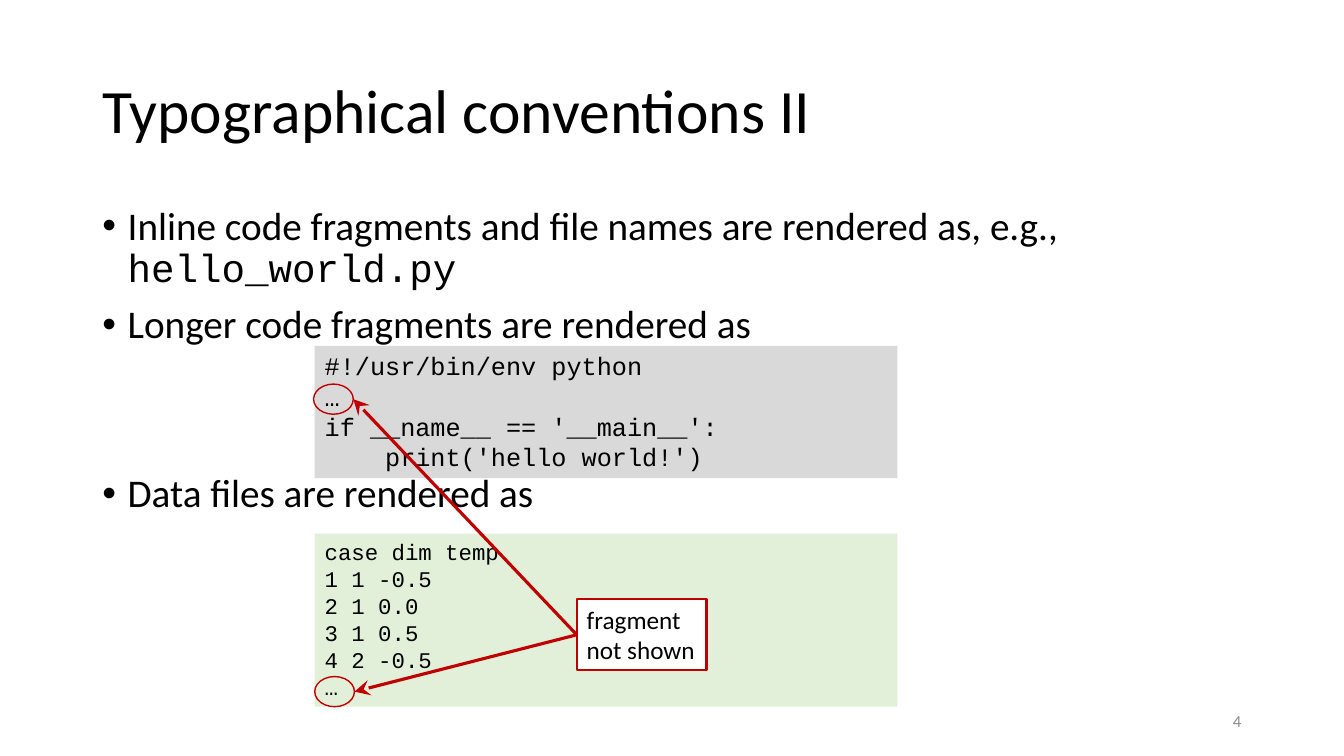
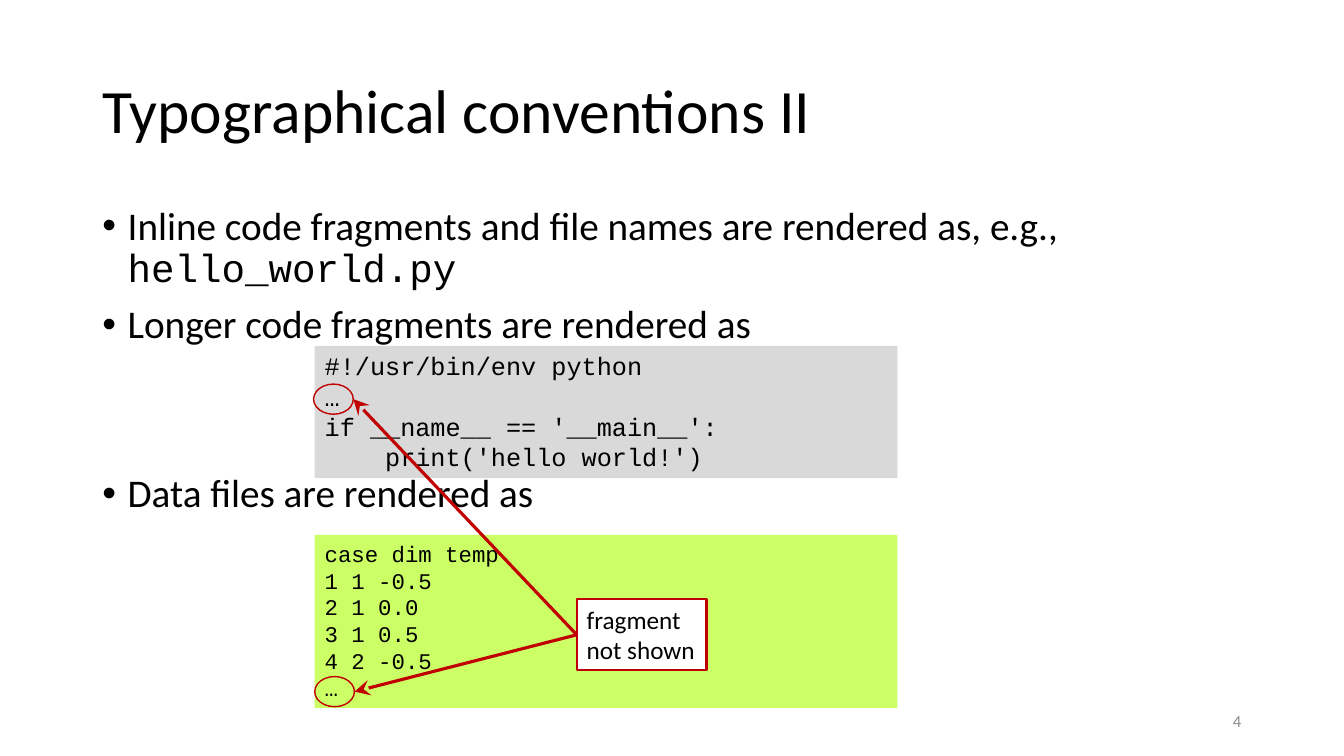
Before and after one commit to gjbex/Python-for-systems-programming, a slide deck: slide 4 of python_for_systems_programming.pptx. Drawn at 1344x756 pixels with LibreOffice and Linux fonts; fonts in the diff are those of the drawing. Boxes give left, top, right and bottom in pixels: in the first picture for what was removed or moved away, otherwise in the second. Text is boxed around its words. In the diff, an @@ line names an element or a change of style, - is before the commit and + after.

```diff
--- a/python_for_systems_programming.pptx
+++ b/python_for_systems_programming.pptx
@@ rectangle "case dim temp" at [315,535,897,709]: fill #E2F0D9 to #CCFF66 @@
```
Also in this commit, not shown: 3 other slides changed, 6 slides added.
